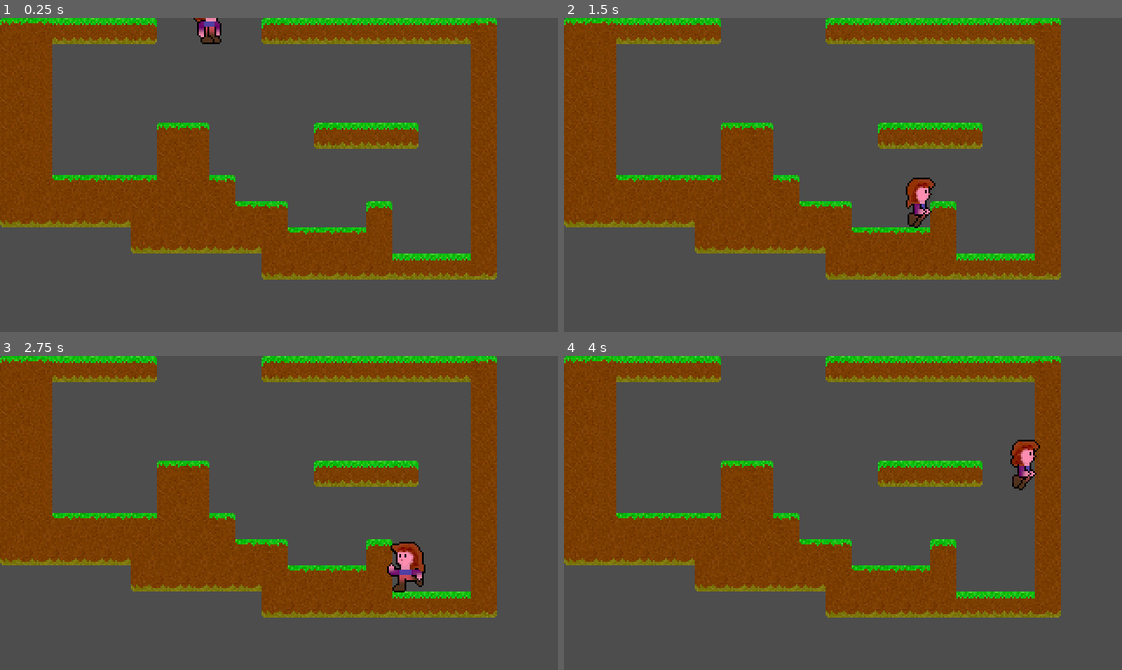
Above: before the commit, frames 1-4 (two rows, left to right).
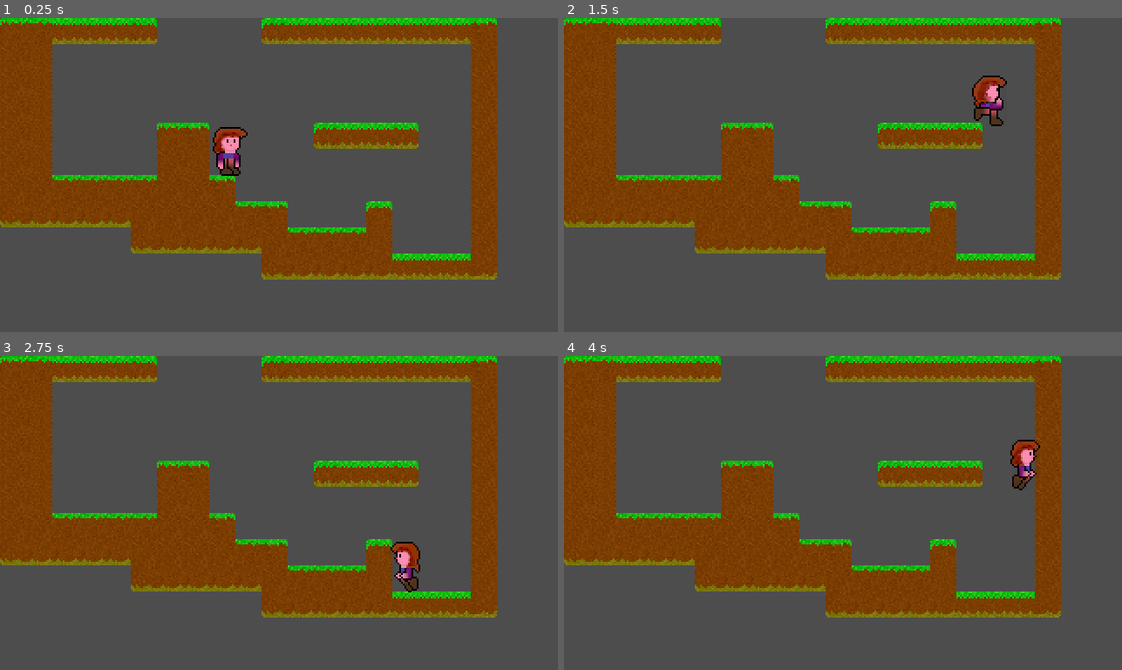
Above: after the commit, the same moments.

Repository: Teaching-myself-Godot/godot-zelia
Game: Godot game, scene res://world.tscn
Two runs of this game, one before a commit and one after it. Both use one fixed random seed, a clock stepped at 60 frames per second and the inputs below.
Inputs:
- Up to frame 1 (0.25 s): no input
- Up to frame 2 (1.5 s): hold D (Run right) from 0.53 s (still down); tap W (Jump) at 0.77 s
- Up to frame 3 (2.75 s): tap W (Jump) at 1.52 s; release D (Run right) at 2.03 s; hold A (Run left) from 2.03 s (still down)
- Up to frame 4 (4 s): release A (Run left) at 2.78 s; hold D (Run right) from 2.78 s (still down); tap W (Jump) at 3.02, 3.77 s

The runs differ from the first frame. In frame 1, 1.0% of the frame differs, in the area x 34-45%, y 0-51%; in frame 2, 1.3%, in the area x 61-80%, y 18-67%; in frame 3, 0.6%; in frame 4, nothing differs.

Commit message:
draws more tiles in world.

Diff:
--- a/world.tscn
+++ b/world.tscn
@@ -152,4 +152,4 @@
 layer_0/tile_data = PackedInt32Array(524296, 262144, 2, 458760, 65536, 65537, 393224, 327680, 0, 524295, 262144, 2, 458 …(1377 unchanged characters)…
 
 [node name="Player" parent="." instance=ExtResource("2_y13bk")]
-position = Vector2(122, -43)
+position = Vector2(133, 44)
